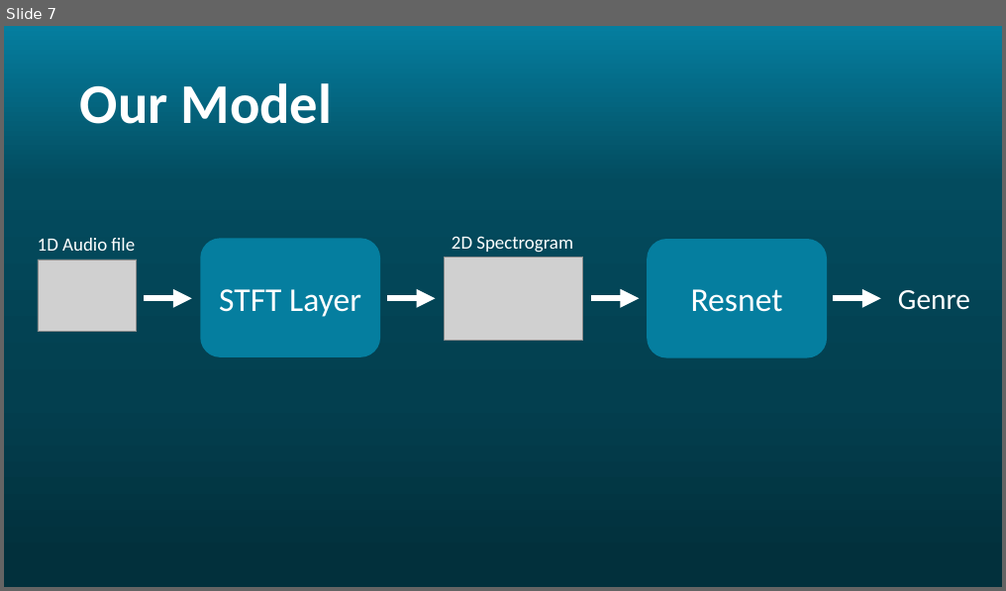
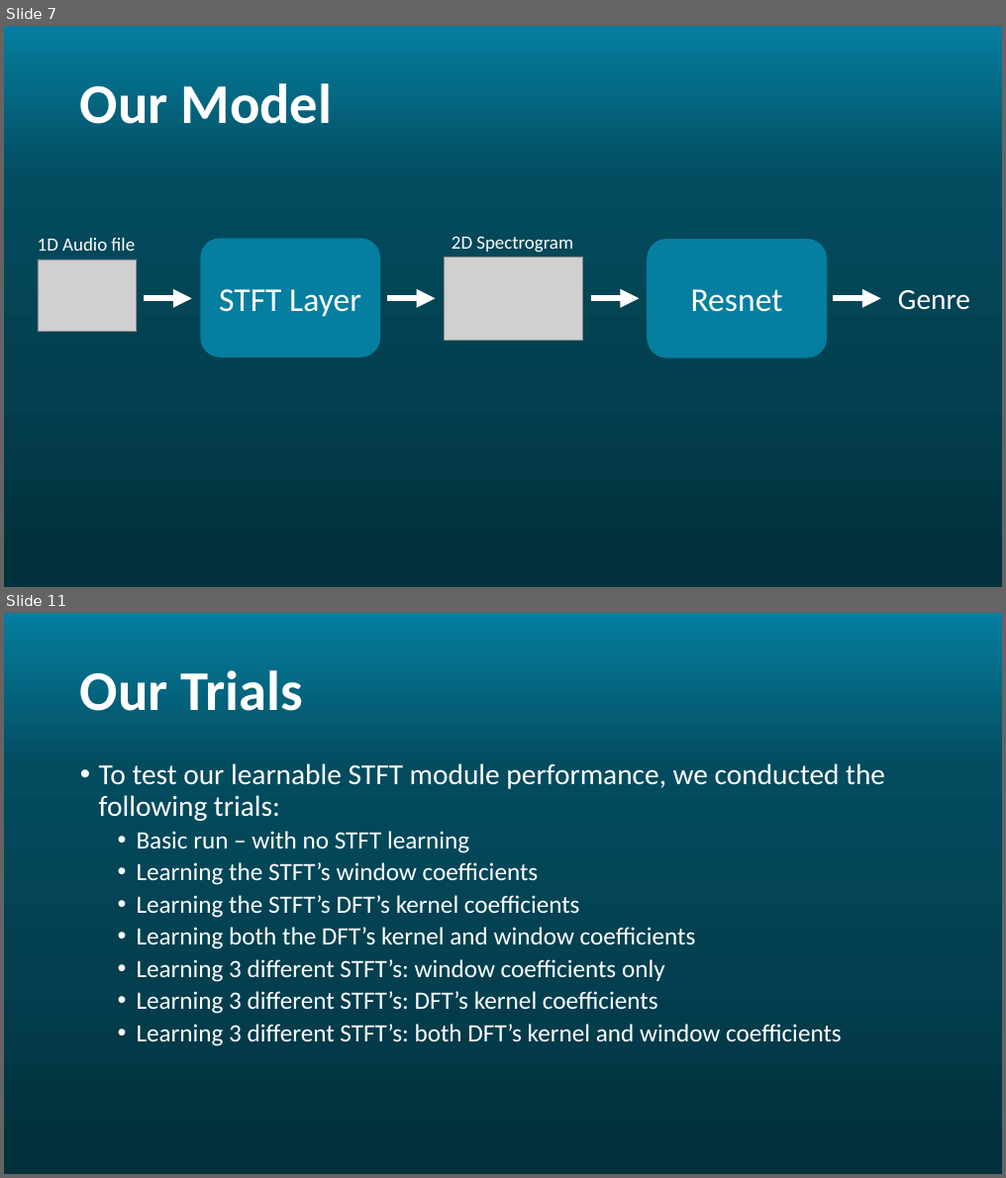
Before and after one commit to Rotem-and-Noam/Ada-STFT, a slide deck: images/AdaSTFT.pptx. Shown one above the other, each under a label of ours: slide 7 before the commit, slides 7 and 11 after it; the slides between them are not shown. The pictures are 1006x591 and 1006x1178 pixels, drawn with LibreOffice and Linux fonts; fonts in the diff are those of the drawing; grey boxes stand for pictures; background and template pictures are left out. Boxes give left, top, right and bottom in pixels: in the first picture for what was removed or moved away, otherwise in the second. Text is boxed around its words. In the diff, an @@ line names an element or a change of style, - is before the commit and + after.

```diff
--- a/images/AdaSTFT.pptx
+++ b/images/AdaSTFT.pptx
@@ slide 11 added at (x1=4, y1=613, x2=1002, y2=1174), background gradient #057E9F to #034B5E to #033F50 to #02303C @@
@@ title added at (x1=80, y1=670, x2=304, y2=711), 54 pt, text #FFFFFF, bold @@
+Our Trials
@@ text added at (x1=99, y1=763, x2=885, y2=1047), 24 pt, text #FFFFFF @@
+• To test our learnable STFT module performance, we conducted the following trials:
+  • Basic run – with no STFT learning
+  • Learning the STFT’s window coefficients
+  • Learning the STFT’s DFT’s kernel coefficients
+  • Learning both the DFT’s kernel and window coefficients
+  • Learning 3 different STFT’s: window coefficients only
+  • Learning 3 different STFT’s: DFT’s kernel coefficients
+  • Learning 3 different STFT’s: both DFT’s kernel and window coefficients
```
Also in this commit, not shown: 3 slides changed, 6 other slides added.
